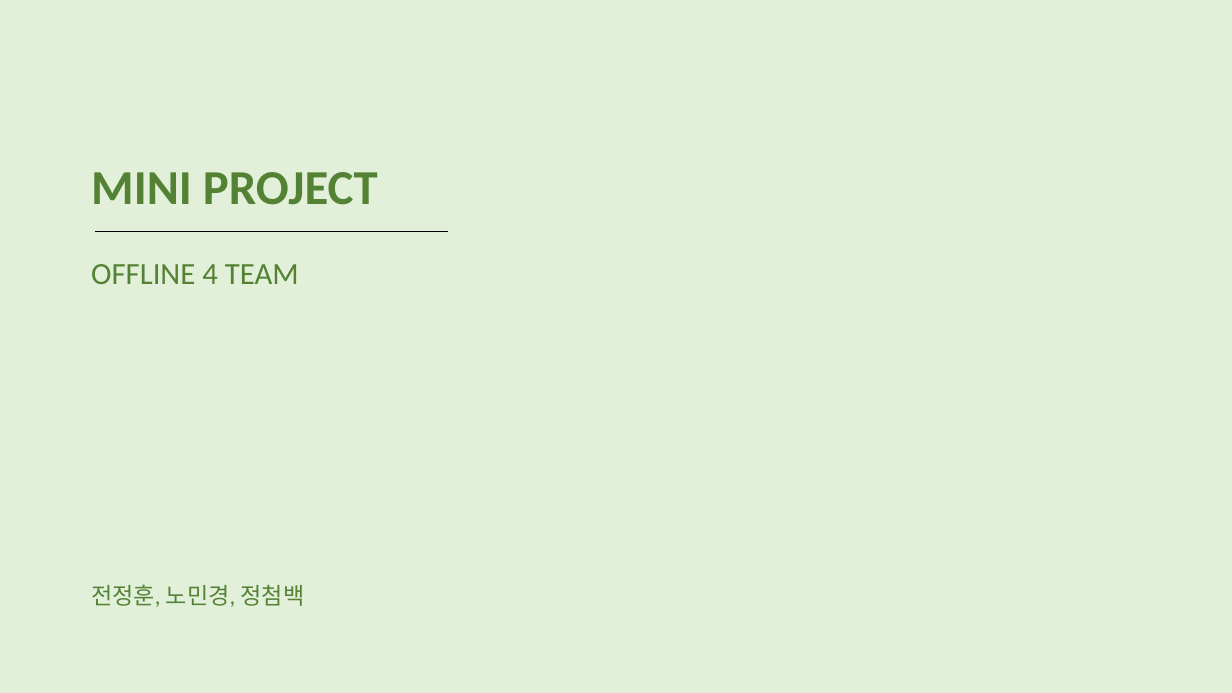
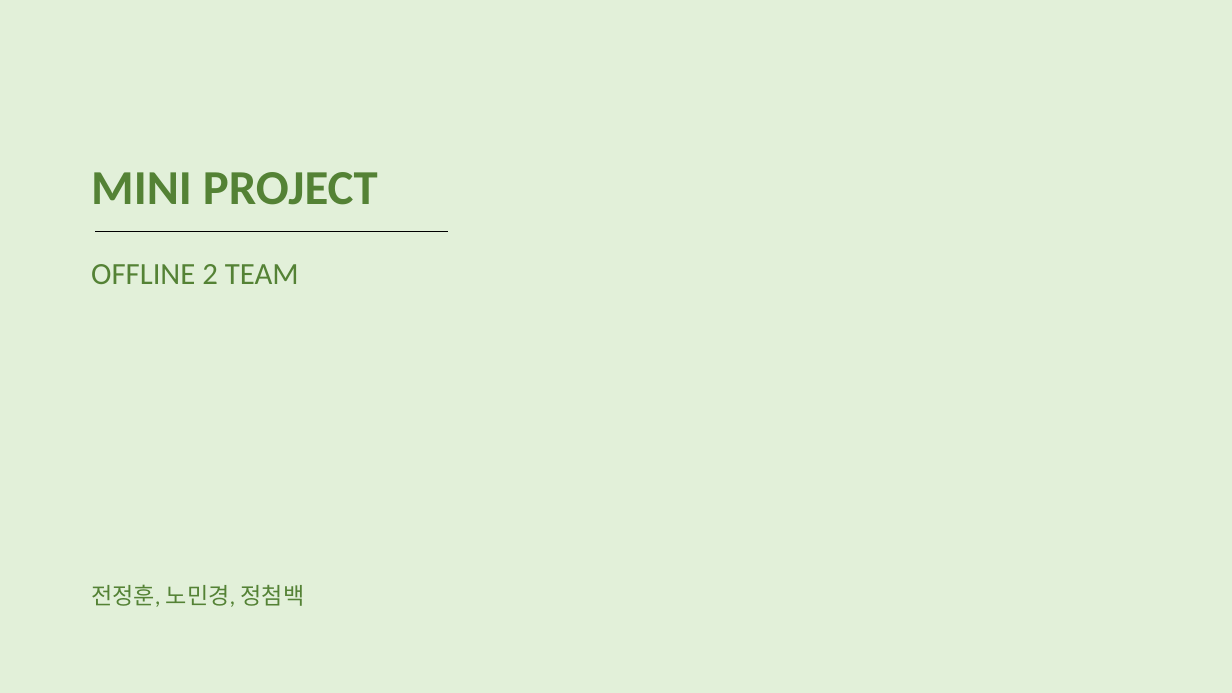
Before and after one commit to wjswjdgns/miniproject01, a slide deck: slide 1 of covid19_food.pptx. Drawn at 1232x693 pixels with LibreOffice and Linux fonts; fonts in the diff are those of the drawing. Boxes give left, top, right and bottom in pixels: in the first picture for what was removed or moved away, otherwise in the second. Text is boxed around its words. In the diff, an @@ line names an element or a change of style, - is before the commit and + after.

```diff
--- a/covid19_food.pptx
+++ b/covid19_food.pptx
@@ text at [91,264,299,284]: text changed @@
-OFFLINE 4 TEAM
+OFFLINE 2 TEAM
```
Also in this commit, not shown: 2 other slides changed, 1 slide added.
